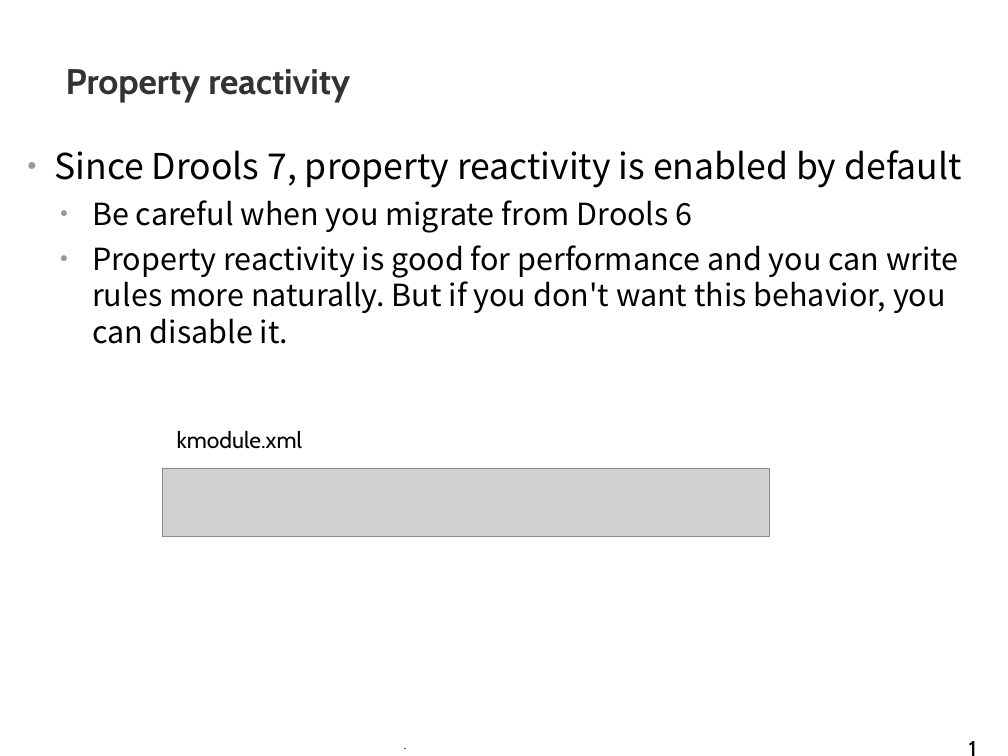
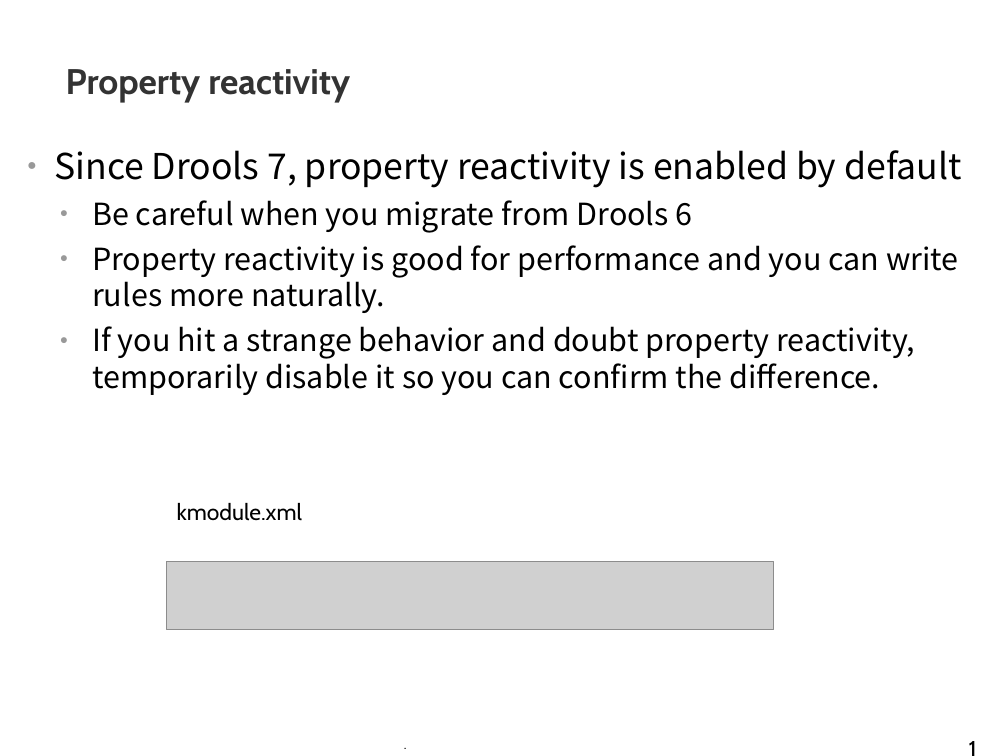
Before and after one commit to tkobayas/kie-live, a slide deck: slide 11 of 2021_Drools_trouble_shooting.odp. Drawn at 1008x756 pixels with LibreOffice and Linux fonts; fonts in the diff are those of the drawing; grey boxes stand for pictures; background and template pictures are left out. Boxes give left, top, right and bottom in pixels: in the first picture for what was removed or moved away, otherwise in the second. Text is boxed around its words. In the diff, an @@ line names an element or a change of style, - is before the commit and + after.

Commit message:
minor doc update

```diff
--- a/2021_Drools_trouble_shooting.odp
+++ b/2021_Drools_trouble_shooting.odp
@@ text at <box>92,245,959,395</box>: text changed @@
-  ● Property reactivity is good for performance and you can write rules more naturally. But if you don't want this behavior, you can disable it.
+  ● Property reactivity is good for performance and you can write rules more naturally.
+  ● If you hit a strange behavior and doubt property reactivity, temporarily disable it so you can confirm the difference.
@@ text "kmodule.xml": place and size @@
-text "kmodule.xml" at <box>177,431,302,449</box>
+text "kmodule.xml" at <box>177,503,302,521</box>
@@ picture: place and size @@
-picture at <box>162,468,770,537</box>
+picture at <box>166,562,775,630</box>
```
Also in this commit, not shown: 3 other slides changed.
